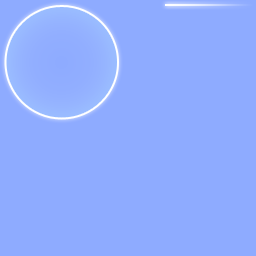
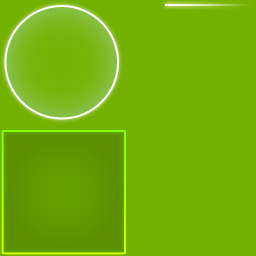
Layers edited between the first and the second (256, 256) image:
added layer "Shape 2" above "Layer 4" over [1, 130, 126, 255]
painted on "Background" over [0, 0, 256, 256]
